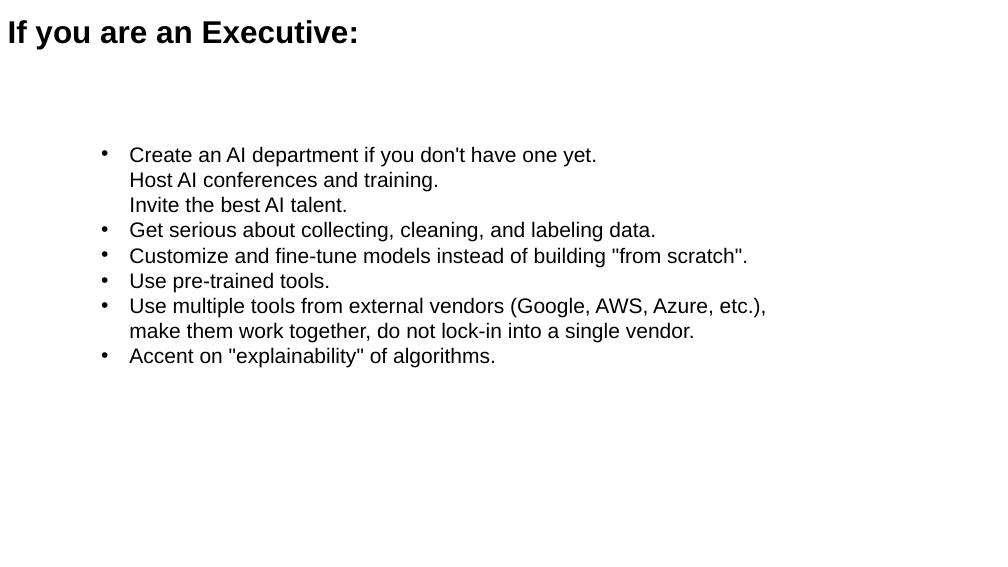
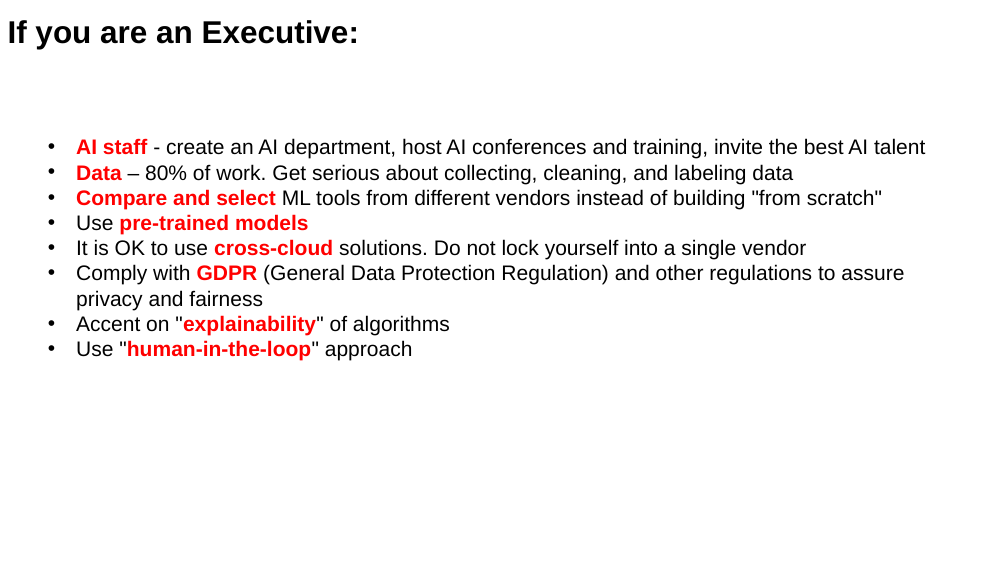
Before and after one commit to lselector/ml_ai_doc, a slide deck: slide 15 of lect00_AI_intro.pptx (slide 13 before the commit). Drawn at 1008x567 pixels with LibreOffice and Linux fonts; fonts in the diff are those of the drawing. Boxes give left, top, right and bottom in pixels: in the first picture for what was removed or moved away, otherwise in the second. Text is boxed around its words. In the diff, an @@ line names an element or a change of style, - is before the commit and + after.

```diff
--- a/lect00_AI_intro.pptx
+++ b/lect00_AI_intro.pptx
@@ text at (76, 138, 925, 361): text changed @@
-• Create an AI department if you don't have one yet.
-  Host AI conferences and training.
-  Invite the best AI talent.
-• Get serious about collecting, cleaning, and labeling data.
-• Customize and fine-tune models instead of building "from scratch".
-• Use pre-trained tools.
-• Use multiple tools from external vendors (Google, AWS, Azure, etc.),
-  make them work together, do not lock-in into a single vendor.
-• Accent on "explainability" of algorithms.
+• AI staff - create an AI department, host AI conferences and training, invite the best AI talent
+• Data – 80% of work. Get serious about collecting, cleaning, and labeling data
+• Compare and select ML tools from different vendors instead of building "from scratch"
+• Use pre-trained models
+• It is OK to use cross-cloud solutions. Do not lock yourself into a single vendor
+• Comply with GDPR (General Data Protection Regulation) and other regulations to assure privacy and fairness
+• Accent on "explainability" of algorithms
+• Use "human-in-the-loop" approach
```
Also in this commit, not shown: 4 other slides changed, 3 slides added, 1 slide removed.
